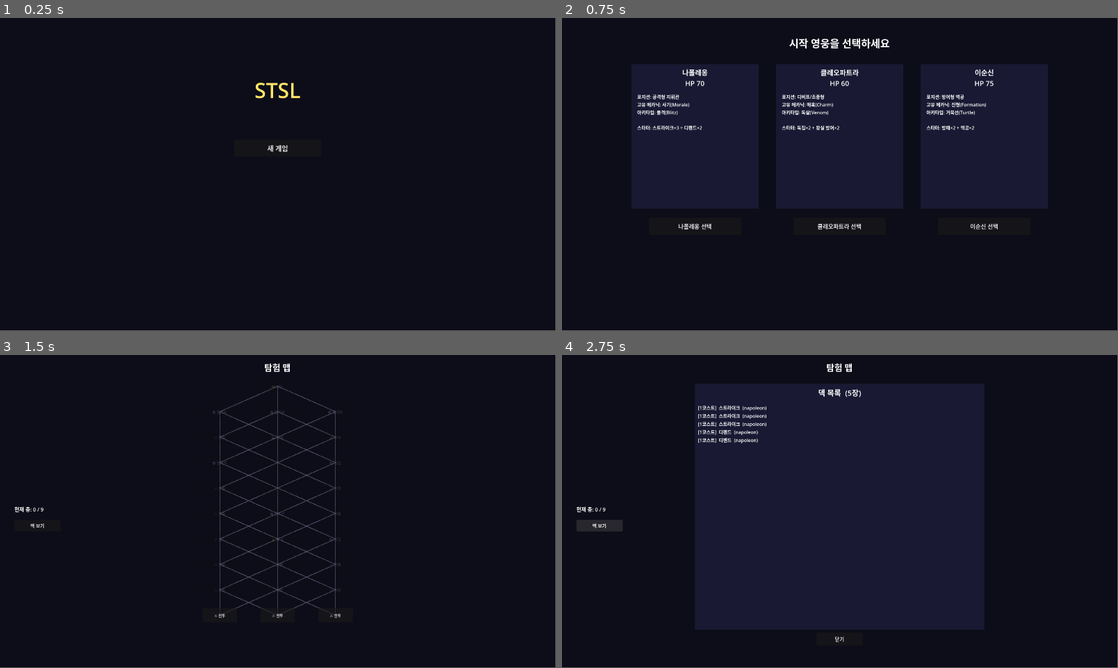
Above: before the commit, frames 1-4 (two rows, left to right).
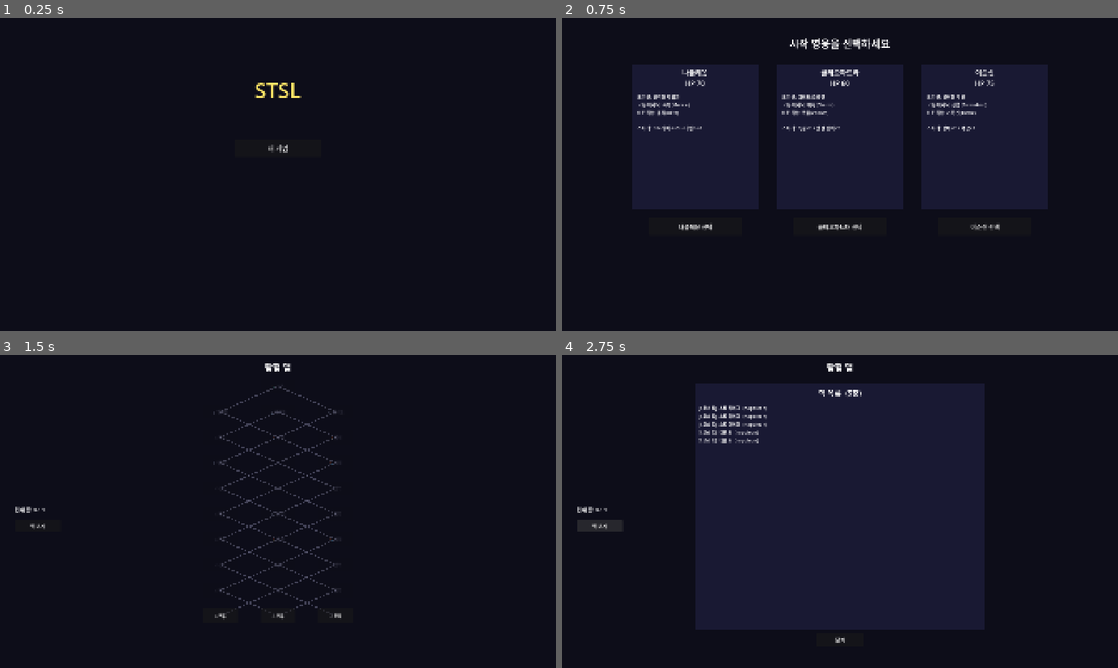
Above: after the commit, the same moments.

Repository: l980l/stsl
Game: Godot game, scene res://scenes/main_menu/main_menu_scene.tscn
Same seed, same stepped clock (60 frames per second), same inputs: the game is played once before the commit and once after it.
Inputs:
- Up to frame 1 (0.25 s): no input
- Up to frame 2 (0.75 s): click "새 게임" at 0.5 s
- Up to frame 3 (1.5 s): click "나폴레옹 선택" at 1.25 s
- Up to frame 4 (2.75 s): click "덱 보기" at 2 s
In our replay, the window is 799x449 before the commit and 800x450 after it. These sizes can differ from the game's own. Grey fills any space a smaller window leaves; there, only what the larger window draws over its background counts as a difference.

The runs differ from the first frame. In frame 1, 0.2% of the frame differs, in the area x 45-55%, y 20-44%; in frame 2, 2.4%, in the area x 12-88%, y 6-68%; in frame 3, 1.5%; in frame 4, 0.9%.

Commit message:
feat: canvas_items stretch 모드 적용 — 가변 창 크기 지원
Project Settings에 stretch mode(canvas_items) + aspect(keep) 설정.
resizable=true로 창 크기 조절 가능. 기준 해상도 1920×1080 유지.

Co-Authored-By: Claude Sonnet 4.6 <noreply@anthropic.com>

Diff:
--- a/project.godot
+++ b/project.godot
@@ -28,7 +28,9 @@
 
 window/size/viewport_width=1920
 window/size/viewport_height=1080
-window/size/resizable=false
+window/size/resizable=true
+window/stretch/mode="canvas_items"
+window/stretch/aspect="keep"
 
 [physics]
 
